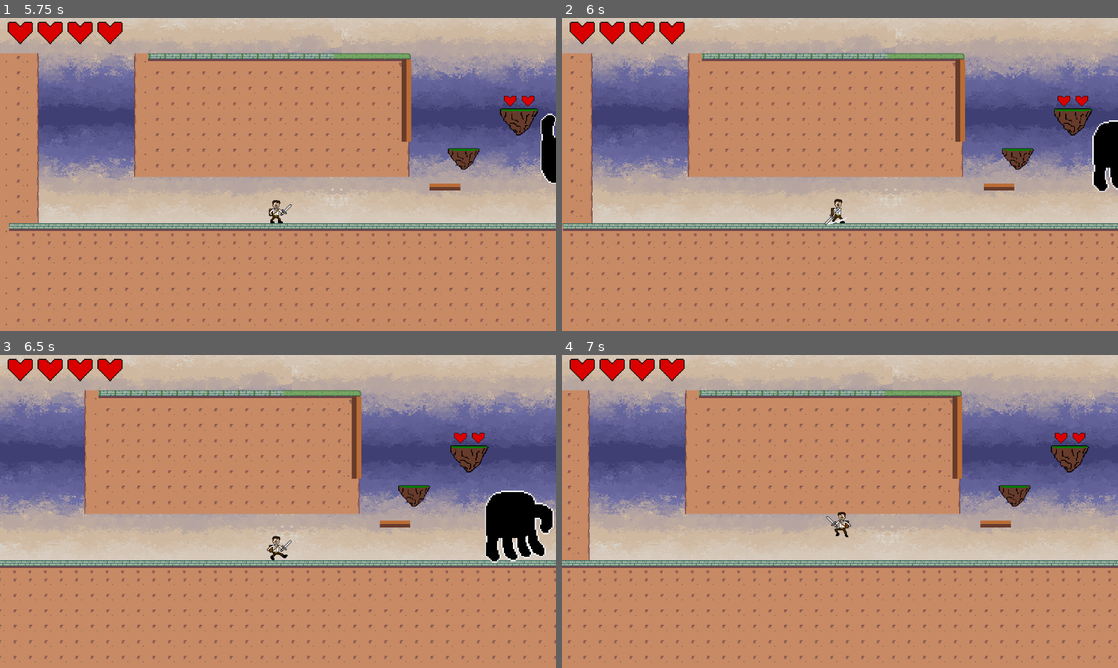
Above: before the commit, frames 1-4 (two rows, left to right).
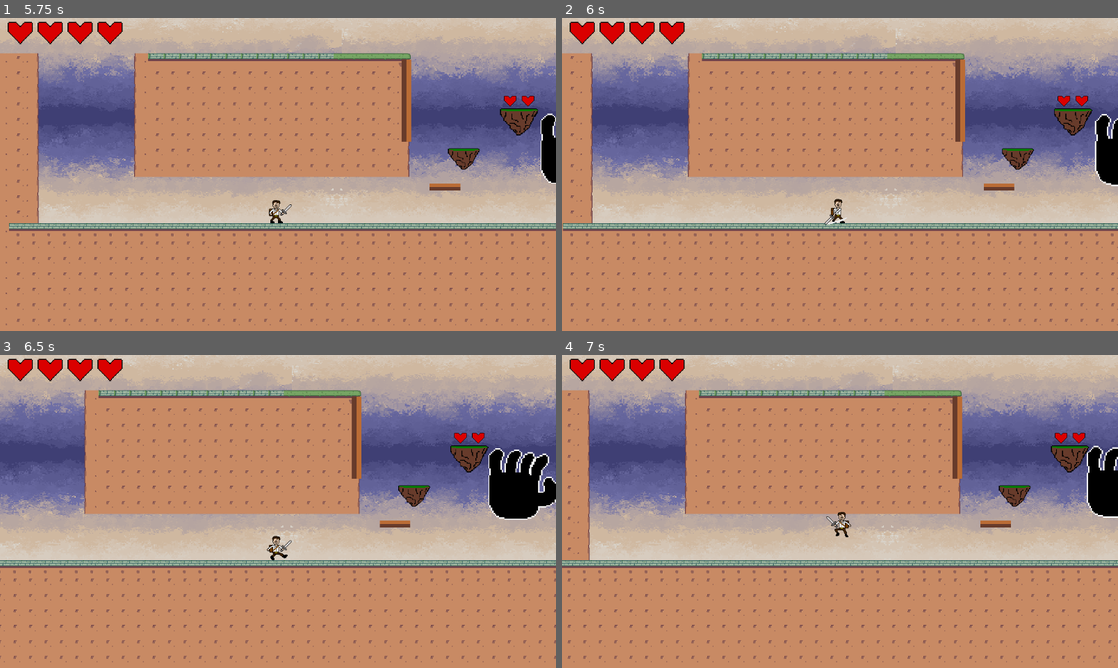
Above: after the commit, the same moments.

Repository: bscott519/NewColossalCrisisGame
Game: Godot game, scene res://Scenes/level_7.tscn
Two runs of this game, one before a commit and one after it. Both use one fixed random seed, a clock stepped at 60 frames per second and the inputs below. This scene is started directly instead of the project's main scene. The engine's default icon, where the game draws it, is replaced by a stand-in: a white triangle on a blue panel in a dark square. Sound files missing from this copy of the repository are replaced by a short silence.
Inputs (mouse positions are in pixels of both pictures, inside the frame that each line leads up to):
- Up to frame 1 (5.75 s): tap Enter (enter) at 0.5, 1.35, 2.85, 4.35 s; move the mouse to (400, 158) at 0.52 s; hold D (right) 0.53-2.03 s; click (400, 158) at 0.6 s; tap Space (jump) at 0.77, 1.52, 3.02, 3.77, 4.52 s; move the mouse to (166, 190) at 1.27 s; move the mouse to (333, 105) at 2.02 s; hold A (left) 2.03-2.78 s; click (333, 105) at 2.1 s; move the mouse to (250, 237) at 2.77 s; hold D (right) 2.78-4.28 s; move the mouse to (444, 221) at 3.52 s; click (444, 221) at 3.6 s; tap P (pause) at 4.15 s; move the mouse to (111, 127) at 4.27 s; hold A (left) 4.28-5 s; click "Resume" at 5 s
- Up to frame 2 (6 s): move the mouse to (867, 174) at 5.77 s; hold D (right) from 5.78 s (still down); click (867, 174) at 5.85 s
- Up to frame 3 (6.5 s): keep holding D (right)
- Up to frame 4 (7 s): move the mouse to (756, 433) at 6.52 s; release D (right) at 6.53 s; hold A (left) from 6.53 s (still down); tap Enter (enter) at 6.6 s; tap Space (jump) at 6.77 s

Frame 1 is identical in both runs. In frame 2, 0.4% of the frame differs, in the area x 95-100%, y 30-56%; in frame 3, 3.1%, in the area x 87-100%, y 29-67%; in frame 4, 1.2%.

Commit message:
still working on boss and started working on credits scene

Diff:
--- /dev/null
+++ b/Scenes/credits.gd
@@ -0,0 +1,7 @@
+extends Control
+
+func _on_continue_pressed():
+	print("Last played scene: ", Scenemanager.last_played_scene)
+	get_tree().paused = false
+	if Scenemanager.last_played_scene != "":
+		get_tree().change_scene_to_file(Scenemanager.last_played_scene)
--- /dev/null
+++ b/Scenes/credits.tscn
@@ -0,0 +1,67 @@
+[gd_scene load_steps=3 format=3 uid="uid://xu4xkm74bgjk"]
+
+[ext_resource type="Script" uid="uid://boshnqps5b0mr" path="res://Scenes/credits.gd" id="1_gryuy"]
+[ext_resource type="Texture2D" uid="uid://c7awsvhvqdq0c" path="res://GameArt/Background.png" id="2_ccovl"]
+
+[node name="Credits" type="Control"]
+layout_mode = 3
+anchors_preset = 0
+offset_right = 40.0
+offset_bottom = 40.0
+script = ExtResource("1_gryuy")
+
+[node name="TextureRect" type="TextureRect" parent="."]
+layout_mode = 1
+anchors_preset = 15
+anchor_right = 1.0
+anchor_bottom = 1.0
+offset_right = 1112.0
+offset_bottom = 616.0
+grow_horizontal = 2
+grow_vertical = 2
+texture = ExtResource("2_ccovl")
+
+[node name="Label" type="Label" parent="."]
+layout_mode = 0
+offset_left = 56.0
+offset_top = 176.0
+offset_right = 1175.0
+offset_bottom = 386.0
+theme_override_colors/font_color = Color(0, 0, 0, 1)
+theme_override_font_sizes/font_size = 44
+text = "Press A and D or Left/Right Arrow Keys to move
+Press Space to Jump
+Left Click to Attack
+Press P to Pause"
+
+[node name="Label2" type="Label" parent="."]
+layout_mode = 1
+anchors_preset = 5
+anchor_left = 0.5
+anchor_right = 0.5
+offset_left = 418.0
+offset_right = 659.0
+offset_bottom = 253.0
+grow_horizontal = 2
+theme_override_colors/font_color = Color(0, 0, 0, 1)
+theme_override_font_sizes/font_size = 50
+text = "CREDITS
+"
+
+[node name="Continue" type="Button" parent="."]
+layout_mode = 1
+anchors_preset = 8
+anchor_left = 0.5
+anchor_top = 0.5
+anchor_right = 0.5
+anchor_bottom = 0.5
+offset_left = 892.0
+offset_top = 492.0
+offset_right = 1068.0
+offset_bottom = 580.0
+grow_horizontal = 2
+grow_vertical = 2
+theme_override_font_sizes/font_size = 30
+text = "Continue"
+
+[connection signal="pressed" from="Continue" to="." method="_on_continue_pressed"]
--- a/Scenes/master_giant.tscn
+++ b/Scenes/master_giant.tscn
@@ -1205,12 +1205,10 @@
 advance_mode = 2
 
 [sub_resource type="AnimationNodeStateMachineTransition" id="AnimationNodeStateMachineTransition_sntci"]
-switch_mode = 2
 advance_mode = 2
 advance_condition = &"left_swipe"
 
 [sub_resource type="AnimationNodeStateMachineTransition" id="AnimationNodeStateMachineTransition_jhu71"]
-advance_mode = 2
 advance_condition = &"right_swipe"
 
 [sub_resource type="AnimationNodeStateMachineTransition" id="AnimationNodeStateMachineTransition_2htnq"]
@@ -1232,7 +1230,7 @@
 states/SETUP/position = Vector2(304.06, 101.025)
 states/Start/position = Vector2(139.5, 100.512)
 transitions = ["Start", "SETUP", SubResource("AnimationNodeStateMachineTransition_lp5c8"), "SETUP", "Idle", SubResource …(384 unchanged characters)…
-graph_offset = Vector2(178.38, 37.7325)
+graph_offset = Vector2(60.7602, 22.2825)
 
 [sub_resource type="AtlasTexture" id="AtlasTexture_gv2vs"]
 atlas = ExtResource("4_7omvd")
Not shown, added: Scenes/credits.gd.uid
